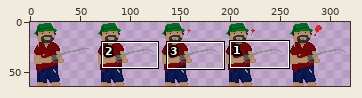
Sprite sheet: Assets/00.ForEveryone/01.Sprites/Player/Bite.png. The picture above shows the old version from afar; the outline marks the close-up.
Close-up. As it was:
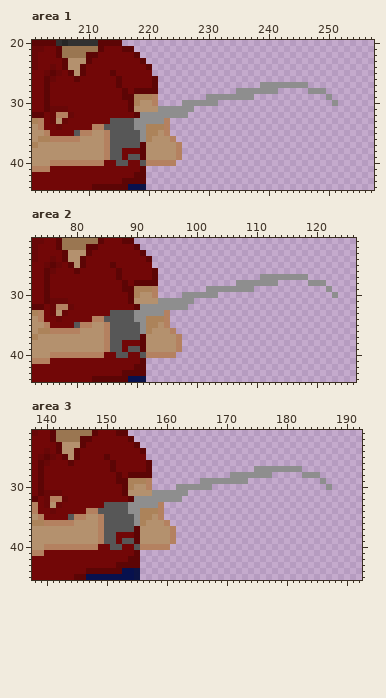
The file is 320x64 pixels. Colours within 5 levels of each other are drawn and written as one. Shown: area 1: x 201..257, y 20..44; area 2: x 73..126, y 21..44; area 3: x 138..192, y 21..45. The commit also changed other parts of the picture, which this record leaves out.
The result:
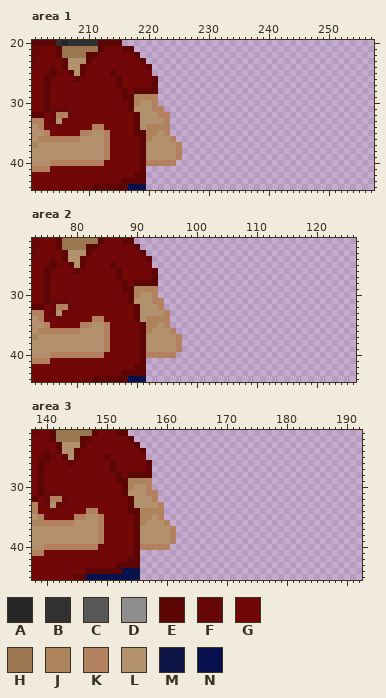
Palette (. is transparent): A #262626  B #313131  C #575757  D #8e8e8e  E #5c0505  F #680707  G #720707  H #9a7651  J #ac835a  K #b48160  L #b4916e  M #0c1445  N #07114e
Edits made:
Area 1:
Colour C gives way to colour E in row 35 at x 218; in row 40 at x 219.
Colour D gives way to colour E in rows 33 to 34 at x 218; in rows 35 to 36 at x 219.
Colour C gives way to colour G in row 33 at x 214 to 217; in row 34 at x 213 to 217; in row 35 at x 208 and 214 to 217; in rows 36 to 37 at x 214 to 218; in row 38 at x 214 to 215; in row 39 at x 214 to 215 and 217 to 218.
Colour C gives way to colour G in row 40 at x 215 to 216.
Colour D gives way to colour K in row 31 at x 222; in row 32 at x 222 to 223.
Colour L gives way to colour K in row 31 at x 221.
Colour D gives way to colour L in row 32 at x 219 to 221; in row 33 at x 219 to 222; in row 34 at x 219.
The author cleared colour D in row 27 at x 239 to 246; in row 28 at x 235 to 241 and 247 to 249; in row 29 at x 230 to 237 and 250; in row 30 at x 226 to 231 and 251; in row 31 at x 223 to 227; in row 32 at x 224 to 226.
Area 2:
Colour C gives way to colour E in row 40 at x 91.
Colour D gives way to colour E in rows 33 to 34 at x 90; in rows 35 to 36 at x 91.
Colour C gives way to colour G in row 33 at x 86 to 89; in row 34 at x 85 to 89; in row 35 at x 80 and 86 to 90; in rows 36 to 37 at x 86 to 90; in row 38 at x 86 to 87; in row 39 at x 86 to 87 and 89 to 90.
Colour C gives way to colour G in row 40 at x 87 to 88.
Colour D gives way to colour K in rows 31 to 32 at x 94.
Colour L gives way to colour K in row 31 at x 93.
Colour D gives way to colour L in row 32 at x 91 to 93; in row 33 at x 91 to 94; in row 34 at x 91.
The author cleared colour D in row 27 at x 111 to 118; in row 28 at x 107 to 113 and 119 to 121; in row 29 at x 102 to 109 and 122; in row 30 at x 98 to 103 and 123; in row 31 at x 95 to 99; in row 32 at x 95 to 98.
Area 3:
Colour C gives way to colour E in row 40 at x 155.
Colour D gives way to colour E in row 33 at x 154; in row 34 at x 154 to 155; in rows 35 to 36 at x 155.
Colour C gives way to colour G in row 33 at x 150 to 153; in row 34 at x 149 to 153; in row 35 at x 144 and 150 to 154; in rows 36 to 37 at x 150 to 154; in row 38 at x 150 to 151; in row 39 at x 150 to 151 and 153 to 154.
Colour C gives way to colour G in row 40 at x 151 to 152.
Colour D gives way to colour K in rows 31 to 32 at x 158.
Colour L gives way to colour K in row 31 at x 157.
Colour D gives way to colour L in row 32 at x 155 to 157; in row 33 at x 155 to 158.
The author cleared colour D in row 27 at x 175 to 182; in row 28 at x 171 to 177 and 183 to 185; in row 29 at x 166 to 173 and 186; in row 30 at x 162 to 167 and 187; in row 31 at x 159 to 163; in row 32 at x 159 to 162.
